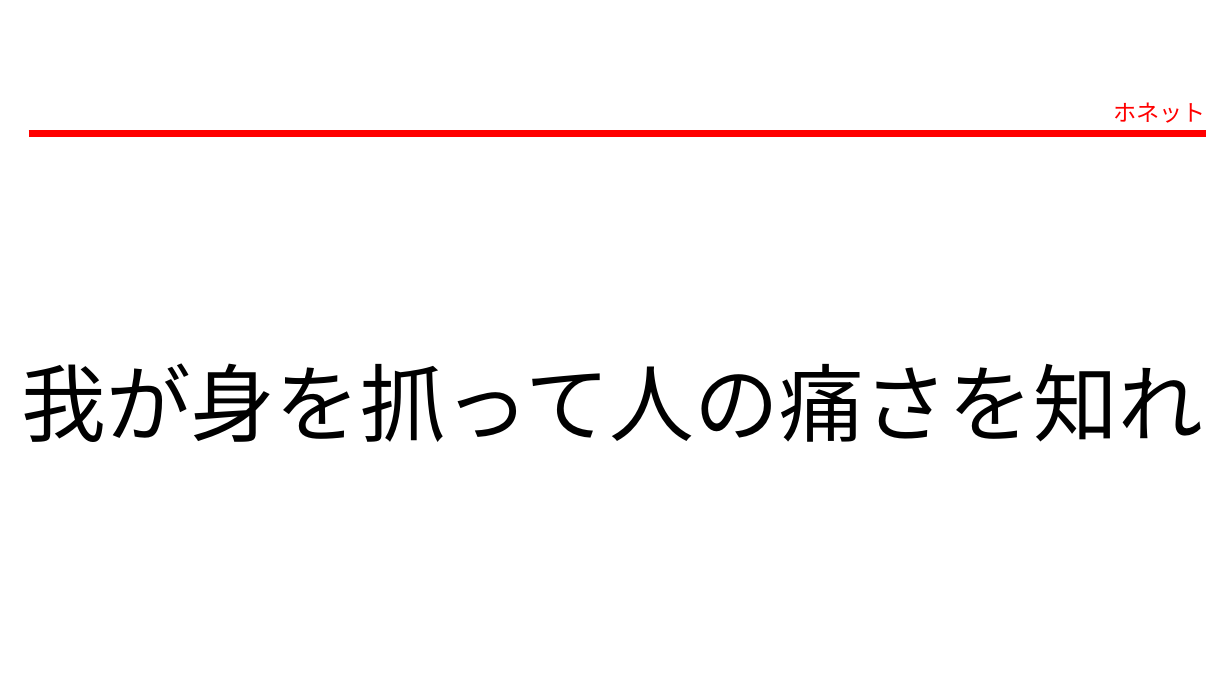
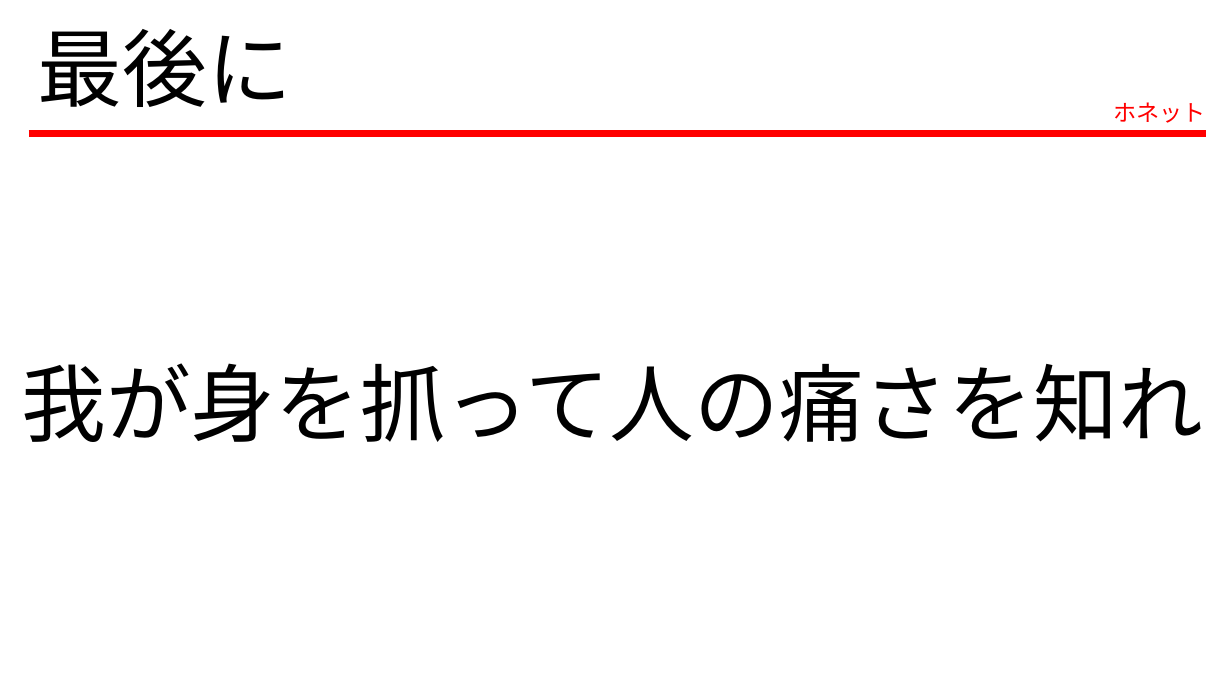
Before and after one commit to c0b23048bf/honetto, a slide deck: slide 10 of 発表資料_vol1.pptx. Drawn at 1232x693 pixels with LibreOffice and Linux fonts; fonts in the diff are those of the drawing. Boxes give left, top, right and bottom in pixels: in the first picture for what was removed or moved away, otherwise in the second. Text is boxed around its words. In the diff, an @@ line names an element or a change of style, - is before the commit and + after.

```diff
--- a/発表資料_vol1.pptx
+++ b/発表資料_vol1.pptx
@@ text added at [38, 29, 292, 107], 66 pt, text #000000 @@
+最後に
```
Also in this commit, not shown: 2 other slides changed, 12 slides added, 3 other files.
